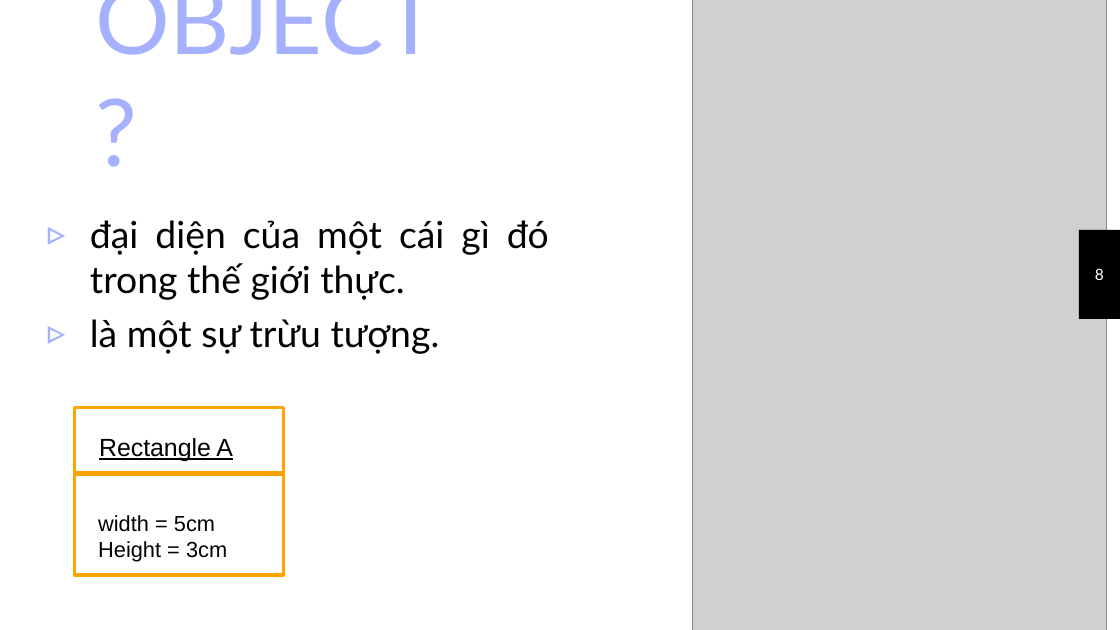
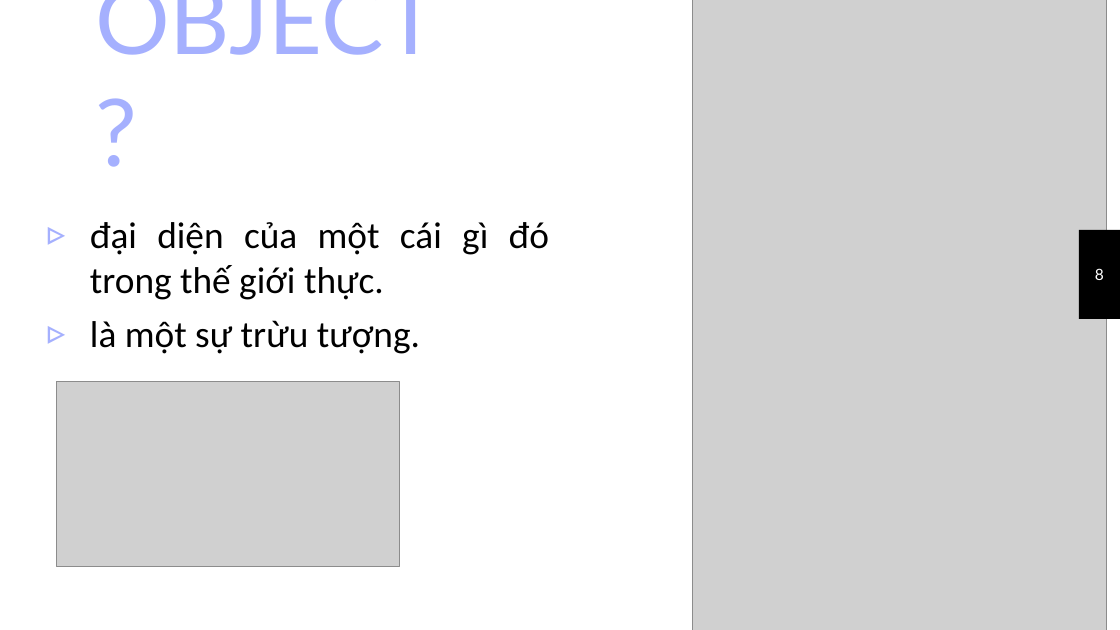
Before and after one commit to VoLeKhanhDuy/XDPM_HDT, a slide deck: slide 8 of chuong 4.pptx. Drawn at 1120x630 pixels with LibreOffice and Linux fonts; fonts in the diff are those of the drawing; grey boxes stand for pictures; background and template pictures are left out. Boxes give left, top, right and bottom in pixels: in the first picture for what was removed or moved away, otherwise in the second. Text is boxed around its words. In the diff, an @@ line names an element or a change of style, - is before the commit and + after.

```diff
--- a/chuong 4.pptx
+++ b/chuong 4.pptx
@@ subtitle "đại diện của một cái ..." at bbox=[90, 222, 549, 354]: font Lato to Calibri @@
@@ picture added at bbox=[56, 382, 399, 567] @@
@@ rectangle removed at bbox=[75, 408, 283, 576] @@
@@ text removed at bbox=[99, 438, 233, 461] @@
-Rectangle A
@@ line removed from (75, 474) to (283, 474) @@
@@ text removed at bbox=[98, 515, 227, 562] @@
-width = 5cm
-Height = 3cm
```
Also in this commit, not shown: 4 other slides changed, 3 slides added, 1 slide removed, 4 other files.
